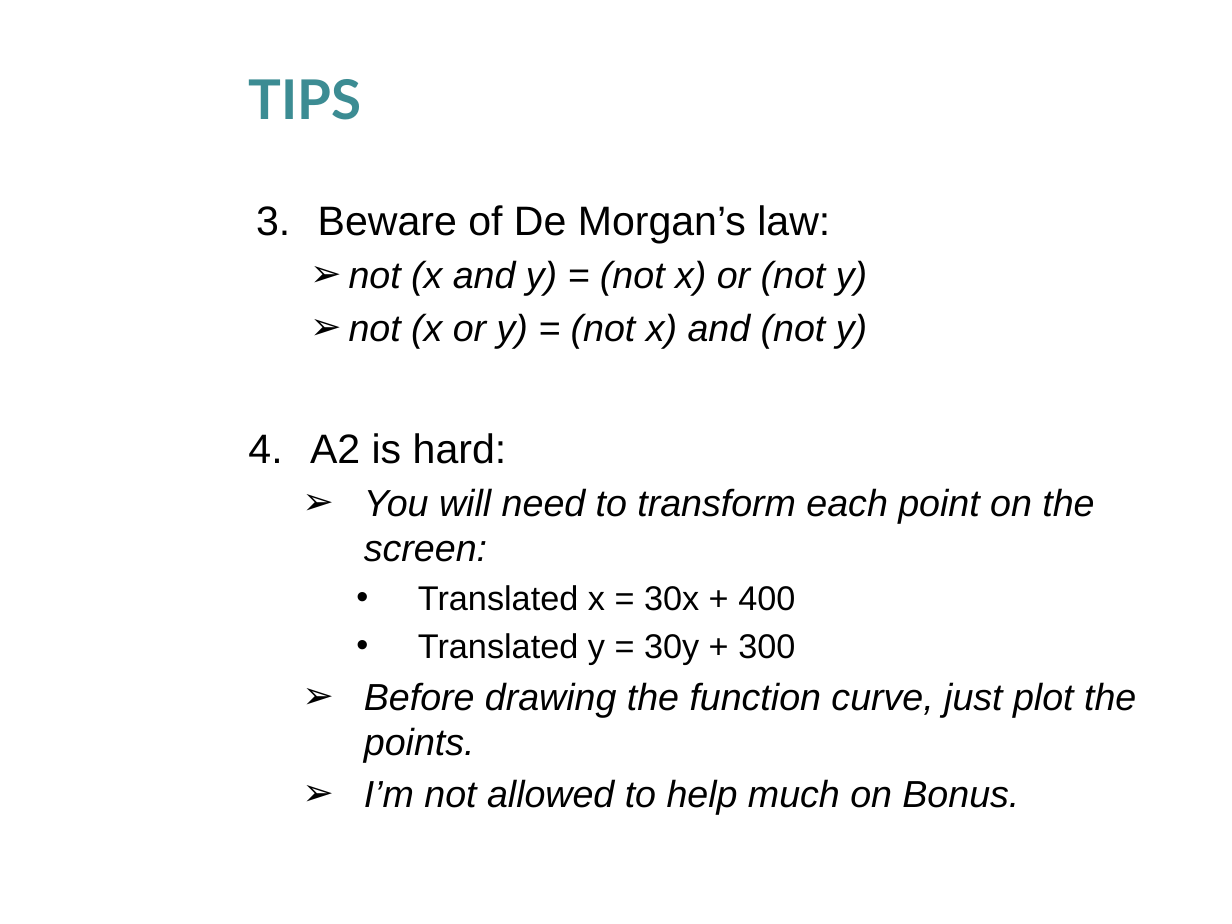
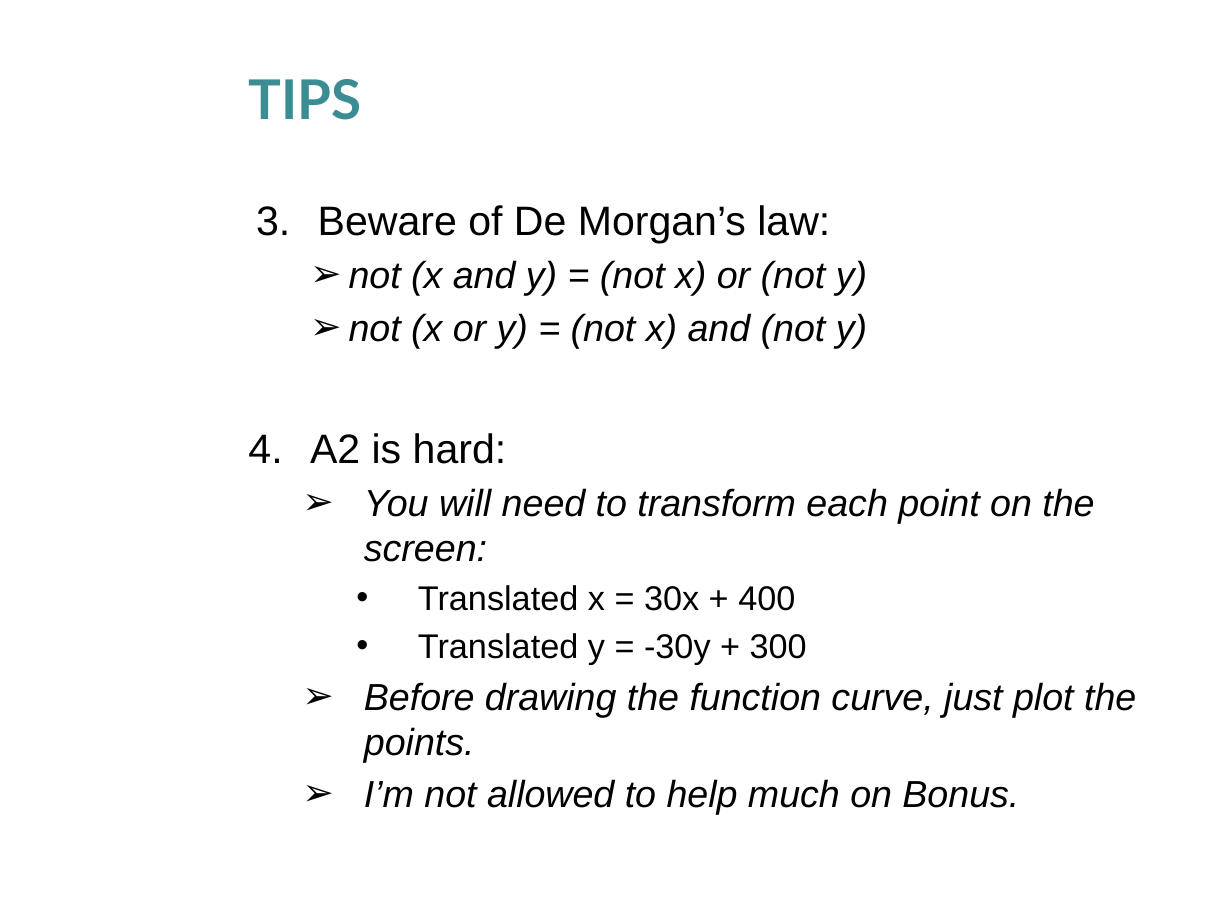
Before and after one commit to husathap/husathap.github.io, a slide deck: slide 7 of teaching/f15_cpsc217/Week_4_1.pptx. Drawn at 1232x924 pixels with LibreOffice and Linux fonts; fonts in the diff are those of the drawing; background and template pictures are left out. Boxes give left, top, right and bottom in pixels: in the first picture for what was removed or moved away, otherwise in the second. Text is boxed around its words. In the diff, an @@ line names an element or a change of style, - is before the commit and + after.

```diff
--- a/teaching/f15_cpsc217/Week_4_1.pptx
+++ b/teaching/f15_cpsc217/Week_4_1.pptx
@@ text at [418, 633, 807, 664]: text changed @@
-    • Translated y = 30y + 300
+    • Translated y = -30y + 300
```
Also in this commit, not shown: 5 other slides changed, 2 other files.
